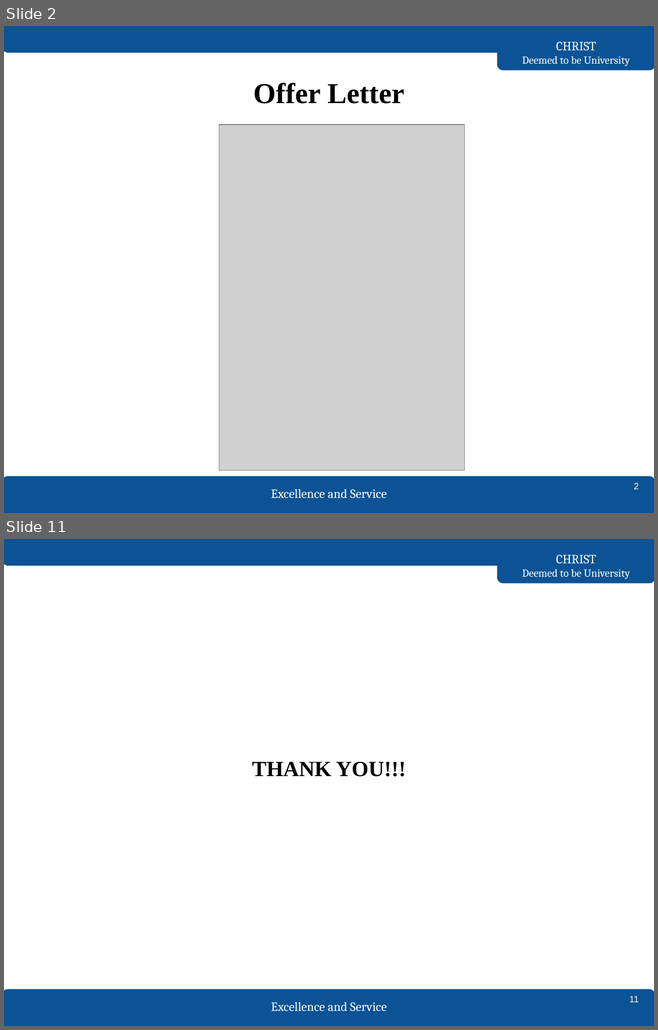
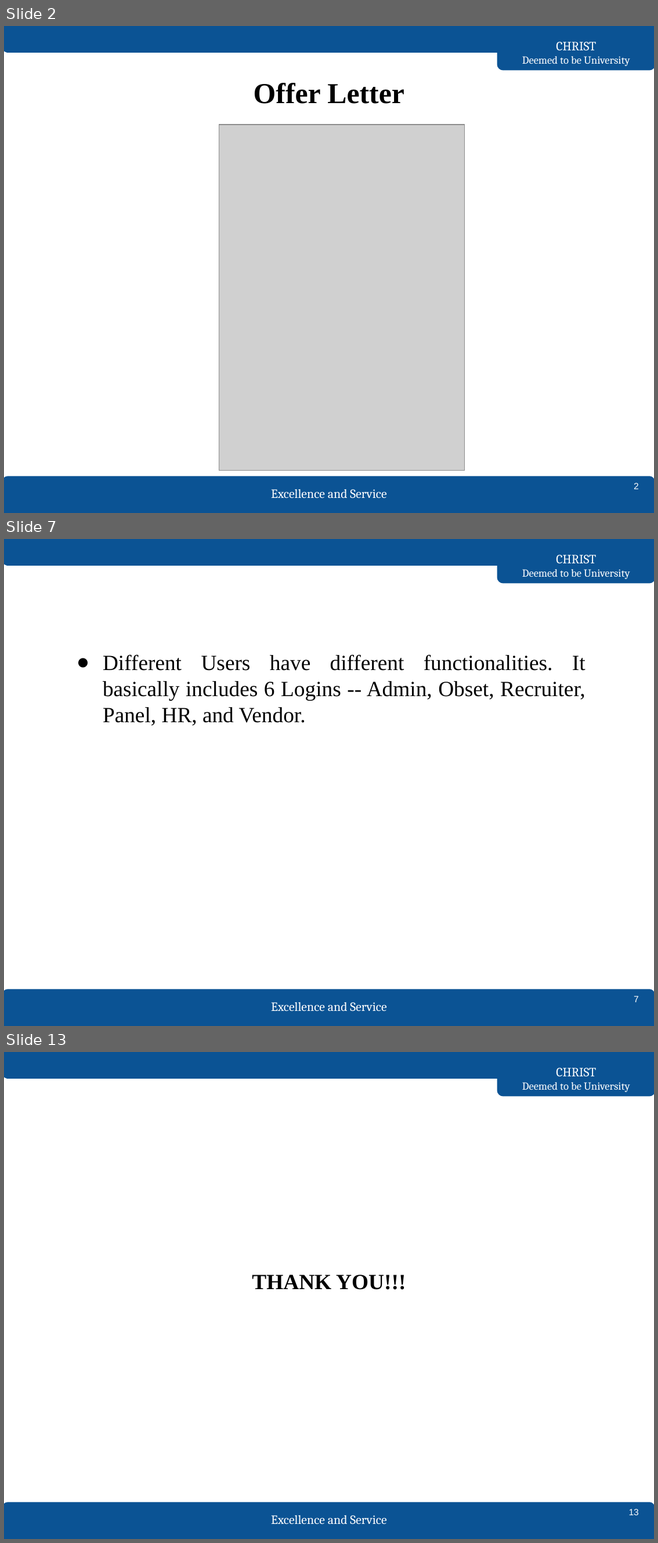
Before and after one commit to sandeepss2020/sem6, a slide deck: 2147130_SandeepSS.pptx. Shown one above the other, each under a label of ours: slides 2 and 11 before the commit, slides 2, 7 and 13 after it; the slides between them are not shown. The pictures are 658x1030 and 658x1543 pixels, drawn with LibreOffice and Linux fonts; fonts in the diff are those of the drawing; grey boxes stand for pictures. Boxes give left, top, right and bottom in pixels: in the first picture for what was removed or moved away, otherwise in the second. Text is boxed around its words. In the diff, an @@ line names an element or a change of style, - is before the commit and + after.

```diff
--- a/2147130_SandeepSS.pptx
+++ b/2147130_SandeepSS.pptx
@@ slide 7 added at bbox=[4, 539, 654, 1026], background #FFFFFF; not listed: 5 template elements that a slide beside it also shows @@
@@ text added at bbox=[103, 654, 585, 726], 24 pt, text #000000 @@
+● Different Users have different functionalities. It basically includes 6 Logins -- Admin, Obset, Recruiter, Panel, HR, and Vendor.
@@ page number added at bbox=[633, 996, 639, 1002], 10 pt, text #FFFFFF @@
+7
@@ what was slide 11 is now slide 13 @@
@@ page number at bbox=[629, 1509, 639, 1515]: text changed @@
-11
+13
```
Also in this commit, not shown: 9 slides changed, 1 other slide added.
